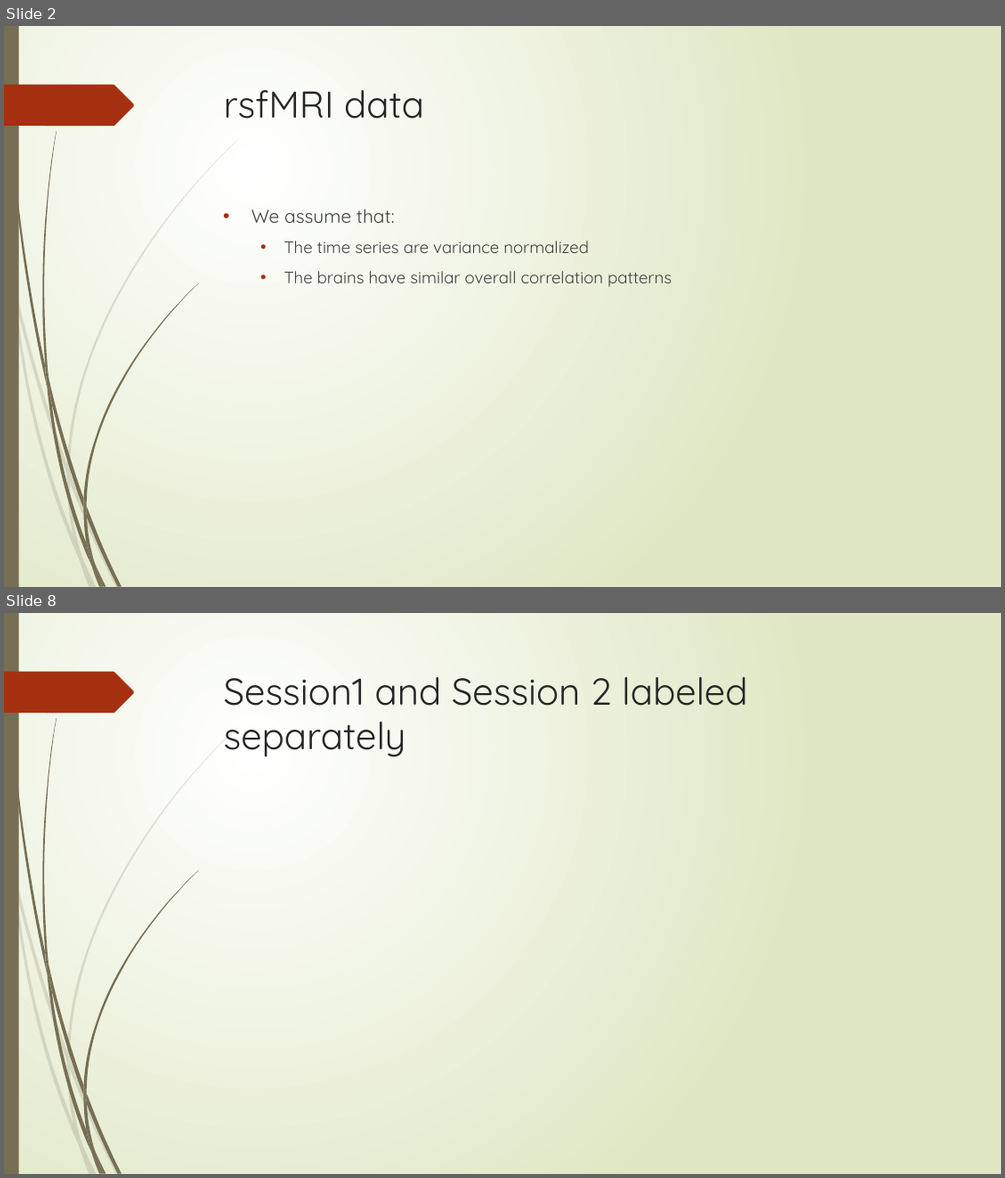
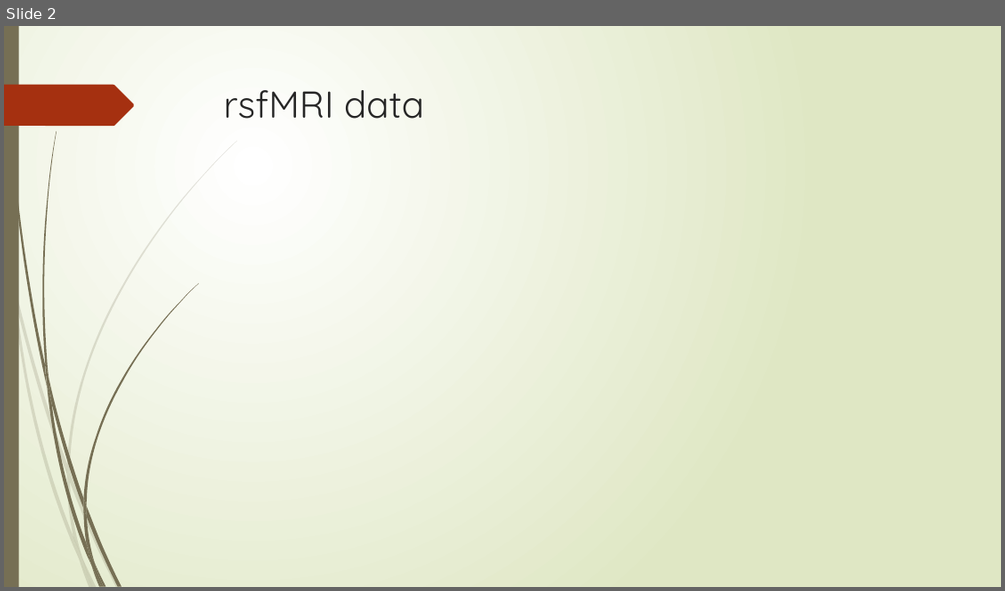
Before and after one commit to ajoshiusc/cortical_parcellation, a slide deck: docs/brain_sync.pptx. Shown one above the other, each under a label of ours: slides 2 and 8 before the commit, slide 2 after it; the slides between them are not shown. The pictures are 1005x1178 and 1005x591 pixels, drawn with LibreOffice and Linux fonts; fonts in the diff are those of the drawing; grey boxes stand for pictures. Boxes give left, top, right and bottom in pixels: in the first picture for what was removed or moved away, otherwise in the second. Text is boxed around its words. In the diff, an @@ line names an element or a change of style, - is before the commit and + after.

```diff
--- a/docs/brain_sync.pptx
+++ b/docs/brain_sync.pptx
@@ slide 8 removed at (4, 613, 1001, 1174), background gradient #FFFFFF to #DFE8C4; not listed: 24 template elements that a slide beside it also shows @@
@@ title removed at (224, 677, 747, 757) @@
-Session1 and Session 2 labeled separately
@@ slide 2 changed as well @@
@@ text removed at (251, 208, 672, 287) @@
-• We assume that:
-  • The time series are variance normalized
-  • The brains have similar overall correlation patterns
```
Also in this commit, not shown: 8 other slides changed, 3 slides added, 1 other slide removed, 5 other files.
